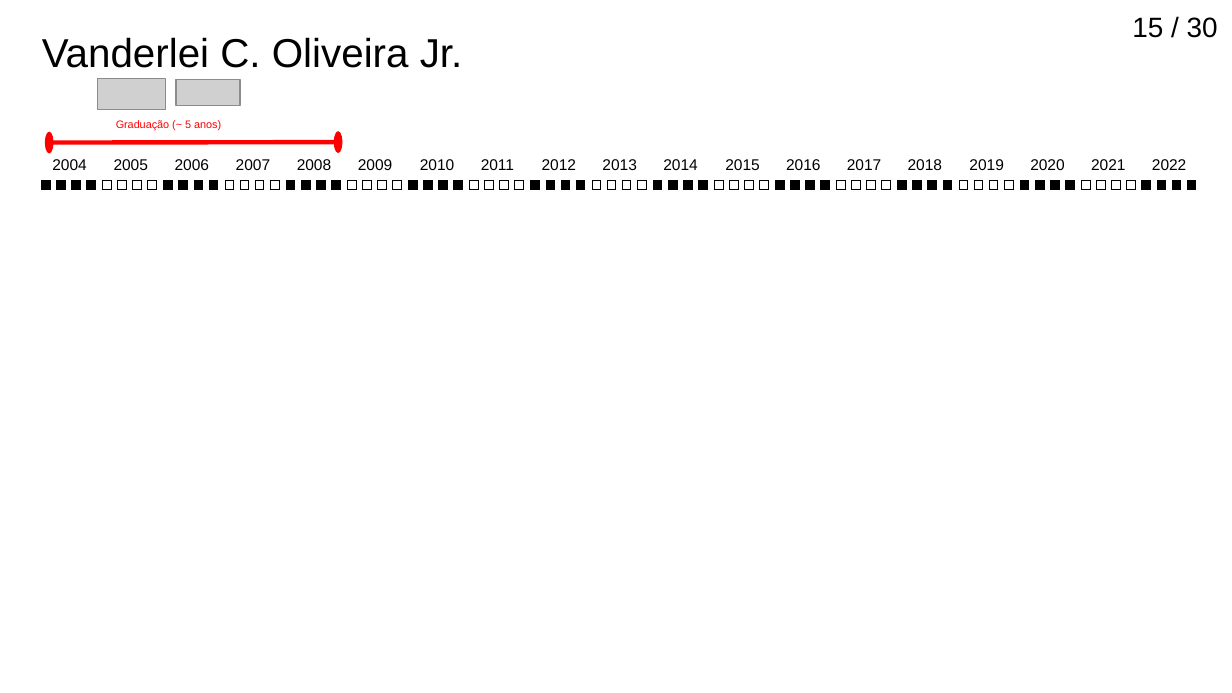
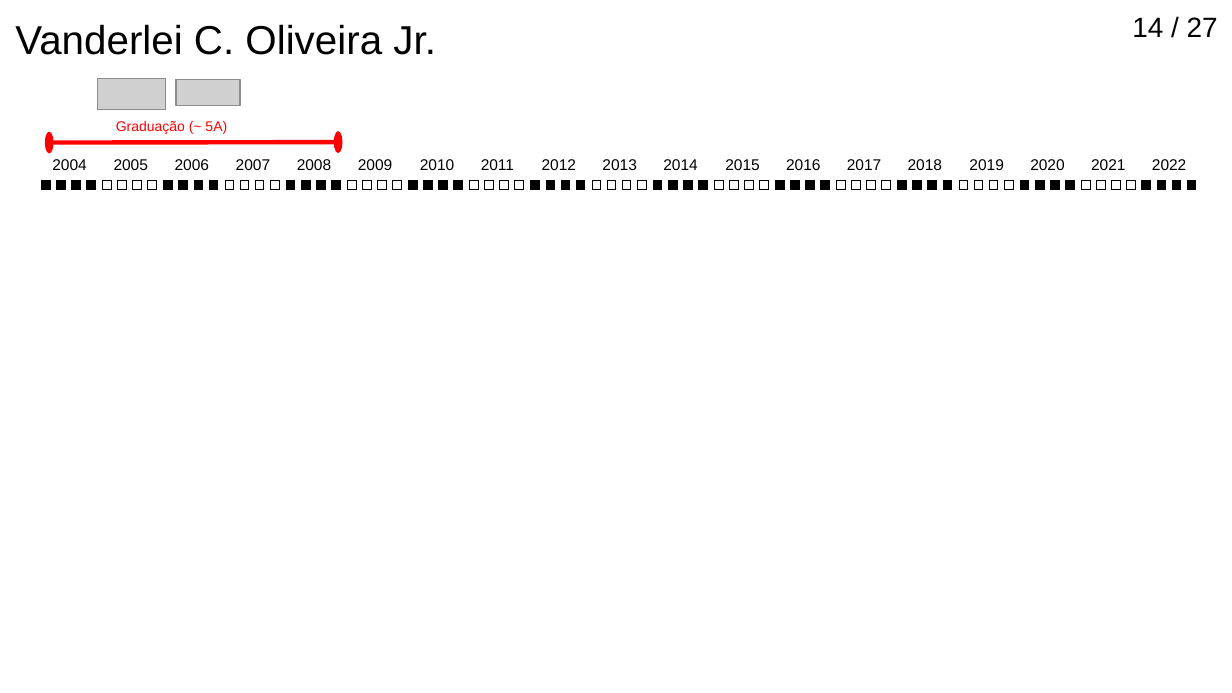
Before and after one commit to birocoles/memos, a slide deck: slide 14 of Titular_III/slides/apresentacao_titular3.odp (slide 15 before the commit). Drawn at 1232x693 pixels with LibreOffice and Linux fonts; fonts in the diff are those of the drawing; grey boxes stand for pictures. Boxes give left, top, right and bottom in pixels: in the first picture for what was removed or moved away, otherwise in the second. Text is boxed around its words. In the diff, an @@ line names an element or a change of style, - is before the commit and + after.

```diff
--- a/Titular_III/slides/apresentacao_titular3.odp
+++ b/Titular_III/slides/apresentacao_titular3.odp
@@ text "Vanderlei C. Oliveira Jr.": place and size @@
-text "Vanderlei C. Oliveira Jr." at [42,37,463,68]
+text "Vanderlei C. Oliveira Jr." at [15,24,436,55]
@@ page number at [1132,17,1218,37]: text changed @@
-15 / 30
+14 / 27
@@ text at [116,121,227,134]: text changed; size 7 to 9 pt @@
-Graduação (~ 5 anos)
+Graduação (~ 5A)
```
Also in this commit, not shown: 20 other slides changed, 3 slides removed, 2 other files.
